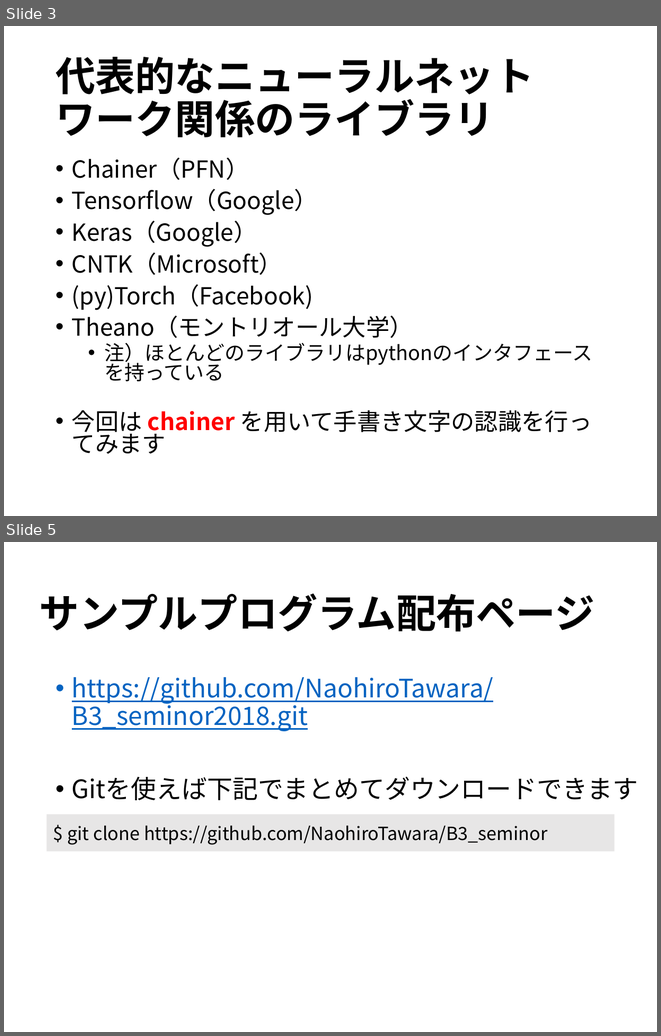
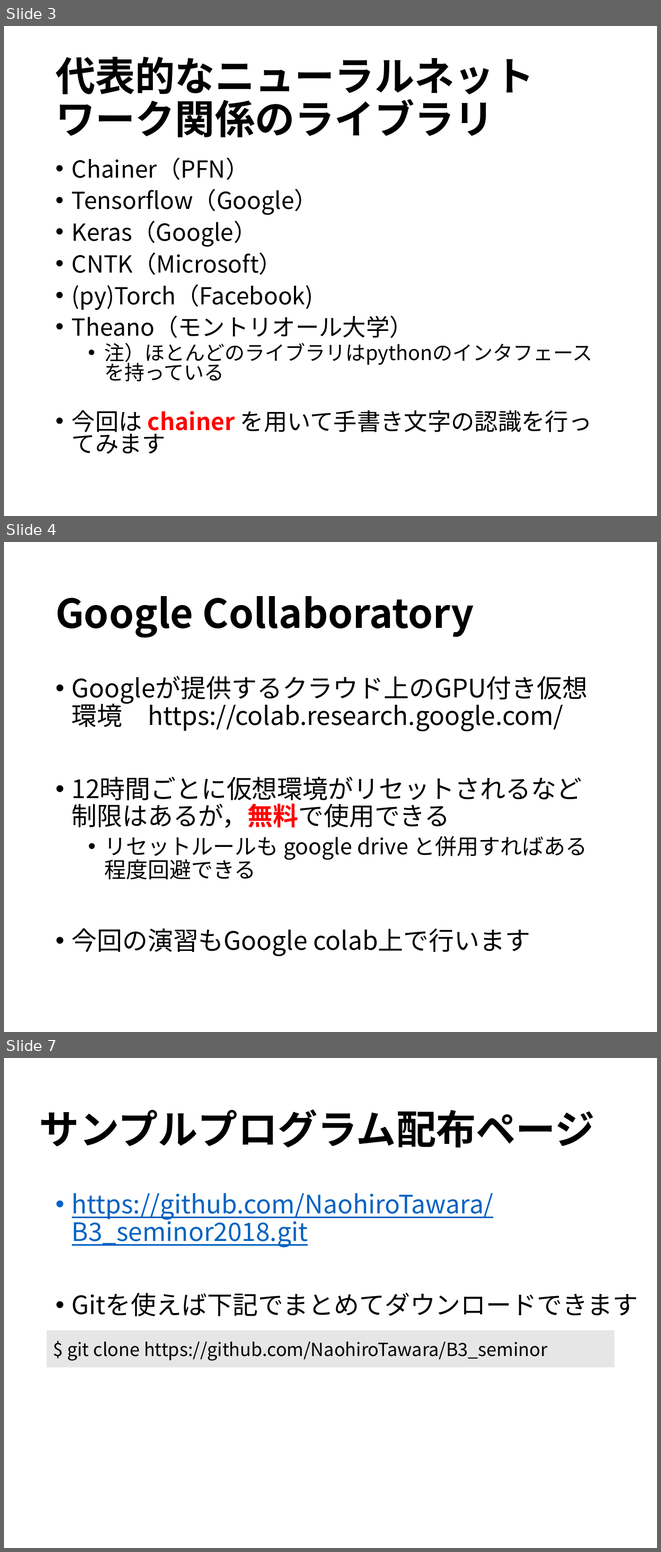
Before and after one commit to NaohiroTawara/B3_seminor2018, a slide deck: DNN.pptx. Shown one above the other, each under a label of ours: slides 3 and 5 before the commit, slides 3, 4 and 7 after it; the slides between them are not shown. The pictures are 661x1036 and 661x1552 pixels, drawn with LibreOffice and Linux fonts; fonts in the diff are those of the drawing. Boxes give left, top, right and bottom in pixels: in the first picture for what was removed or moved away, otherwise in the second. Text is boxed around its words. In the diff, an @@ line names an element or a change of style, - is before the commit and + after.

```diff
--- a/DNN.pptx
+++ b/DNN.pptx
@@ slide 4 added at (x1=4, y1=542, x2=657, y2=1032), background #FFFFFF @@
@@ title added at (x1=55, y1=596, x2=474, y2=638), 44 pt, text #000000, bold @@
+Google Collaboratory
@@ text added at (x1=72, y1=699, x2=588, y2=956), 28 pt, text #000000 @@
+• Googleが提供するクラウド上のGPU付き仮想環境 https://colab.research.google.com/
+• 12時間ごとに仮想環境がリセットされるなど制限はあるが，無料で使用できる
+  • リセットルールも google drive と併用すればある程度回避できる
+• 今回の演習もGoogle colab上で行います
@@ what was slide 5 is now slide 7 @@
```
Also in this commit, not shown: 1 slide changed, 1 other slide added, 1 other file.
